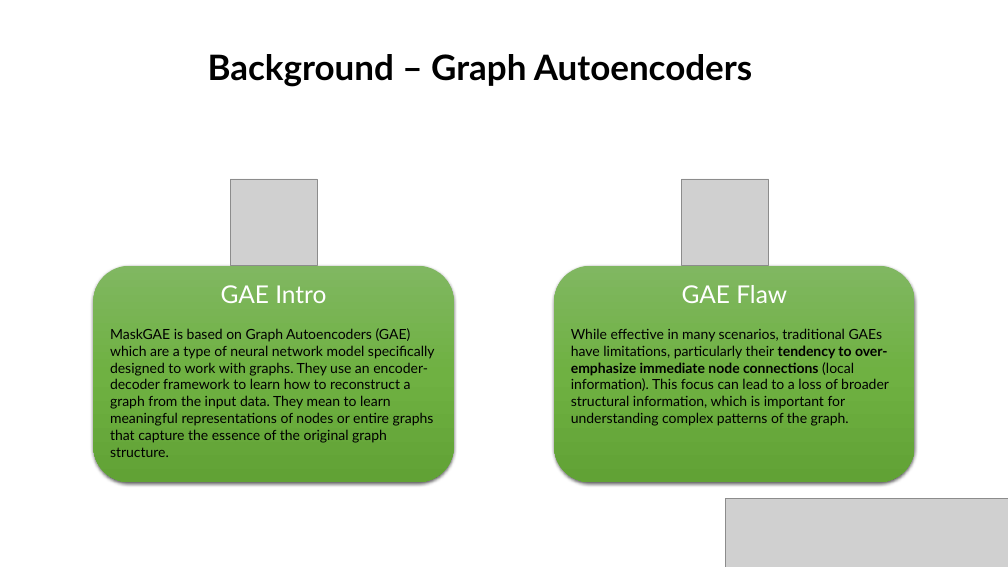
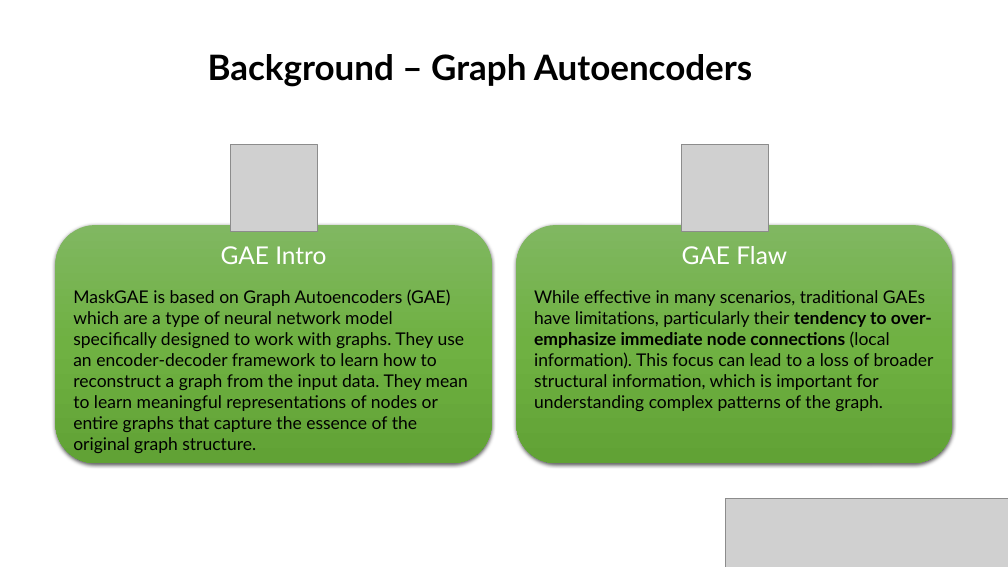
Before and after one commit to gilseg10/BraudeProject, a slide deck: slide 4 of Graph reconstruction with MaskGAE_.pptx. Drawn at 1008x567 pixels with LibreOffice and Linux fonts; fonts in the diff are those of the drawing; grey boxes stand for pictures; background and template pictures are left out. Boxes give left, top, right and bottom in pixels: in the first picture for what was removed or moved away, otherwise in the second. Text is boxed around its words. In the diff, an @@ line names an element or a change of style, - is before the commit and + after.

```diff
--- a/Graph reconstruction with MaskGAE_.pptx
+++ b/Graph reconstruction with MaskGAE_.pptx
@@ picture: place and size @@
-picture at [230,179,317,266]
+picture at [230,144,317,231]
@@ picture: place and size @@
-picture at [682,179,769,266]
+picture at [682,144,769,231]
@@ rounded rectangle "GAE Intro": place and size @@
-rounded rectangle "GAE Intro" at [93,266,454,482]
+rounded rectangle "GAE Intro" at [55,225,491,463]
@@ rounded rectangle "GAE Flaw": place and size @@
-rounded rectangle "GAE Flaw" at [554,266,915,482]
+rounded rectangle "GAE Flaw" at [517,225,953,463]
@@ text in rounded rectangle at [73,289,468,453]: size 16 to 20 pt @@
@@ text in rounded rectangle at [534,290,934,411]: size 16 to 20 pt @@
```
Also in this commit, not shown: 13 other slides changed, 1 slide added, 1 other file.
